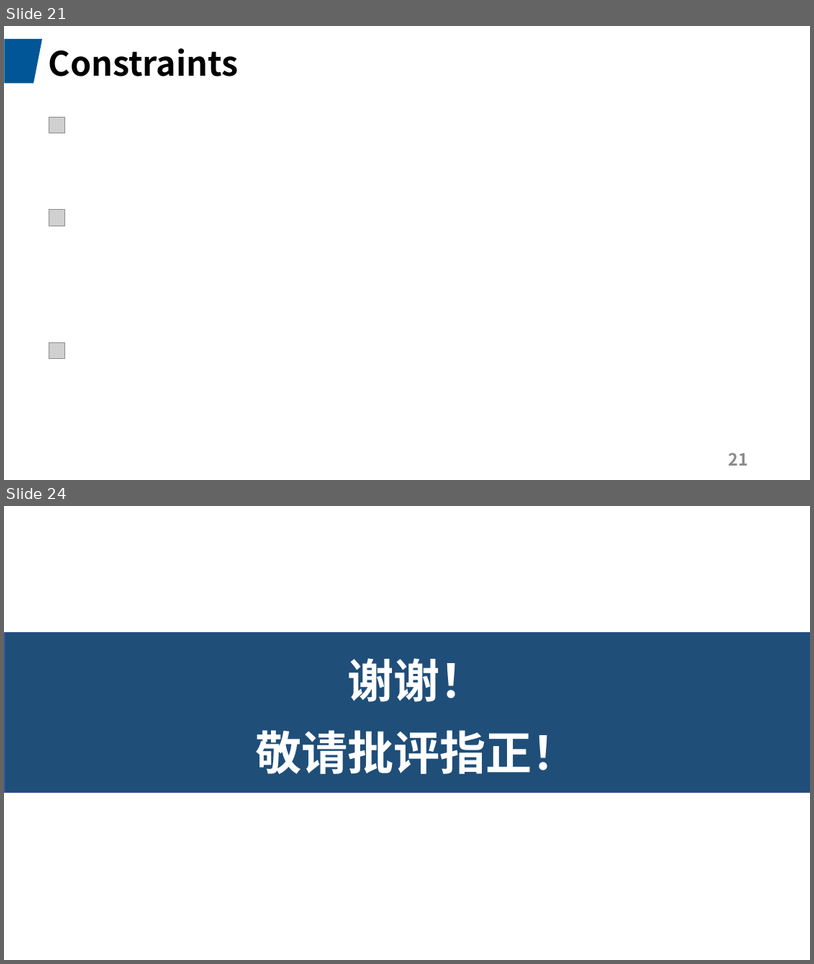
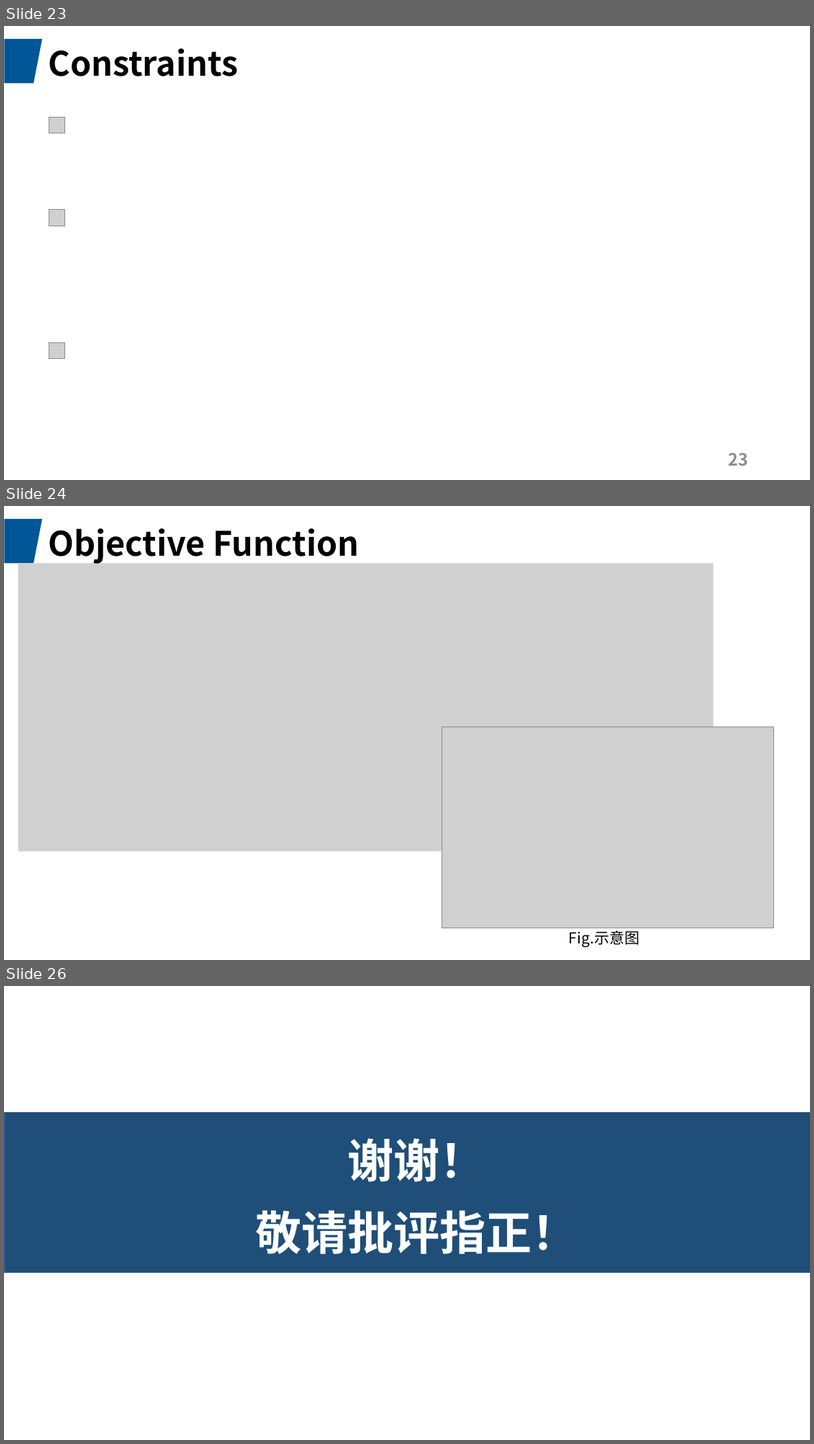
Before and after one commit to JadeQiong/DSE, a slide deck: 组会3.31GNN.pptx. Shown one above the other, each under a label of ours: slides 21 and 24 before the commit, slides 23, 24 and 26 after it; the slides between them are not shown. The pictures are 814x964 and 814x1444 pixels, drawn with LibreOffice and Linux fonts; fonts in the diff are those of the drawing; grey boxes stand for pictures. Boxes give left, top, right and bottom in pixels: in the first picture for what was removed or moved away, otherwise in the second. Text is boxed around its words. In the diff, an @@ line names an element or a change of style, - is before the commit and + after.

```diff
--- a/组会3.31GNN.pptx
+++ b/组会3.31GNN.pptx
@@ slide 24 added at bbox=[4, 506, 810, 960], background #FFFFFF; not listed: 1 template element that a slide beside it also shows @@
@@ title added at bbox=[48, 528, 360, 565], 40 pt, text #000000, bold @@
+Objective Function
@@ picture added at bbox=[18, 563, 714, 851] @@
@@ picture added at bbox=[442, 726, 774, 928] @@
@@ text added at bbox=[569, 930, 640, 947], 18 pt, text #000000 @@
+Fig.示意图
@@ what was slide 21 is now slide 23 @@
@@ page number at bbox=[729, 452, 749, 465]: text changed @@
-21
+23
@@ what was slide 24 is now slide 26 @@
```
Also in this commit, not shown: 2 slides changed, 2 other slides added, 1 slide removed, 1 other file.
